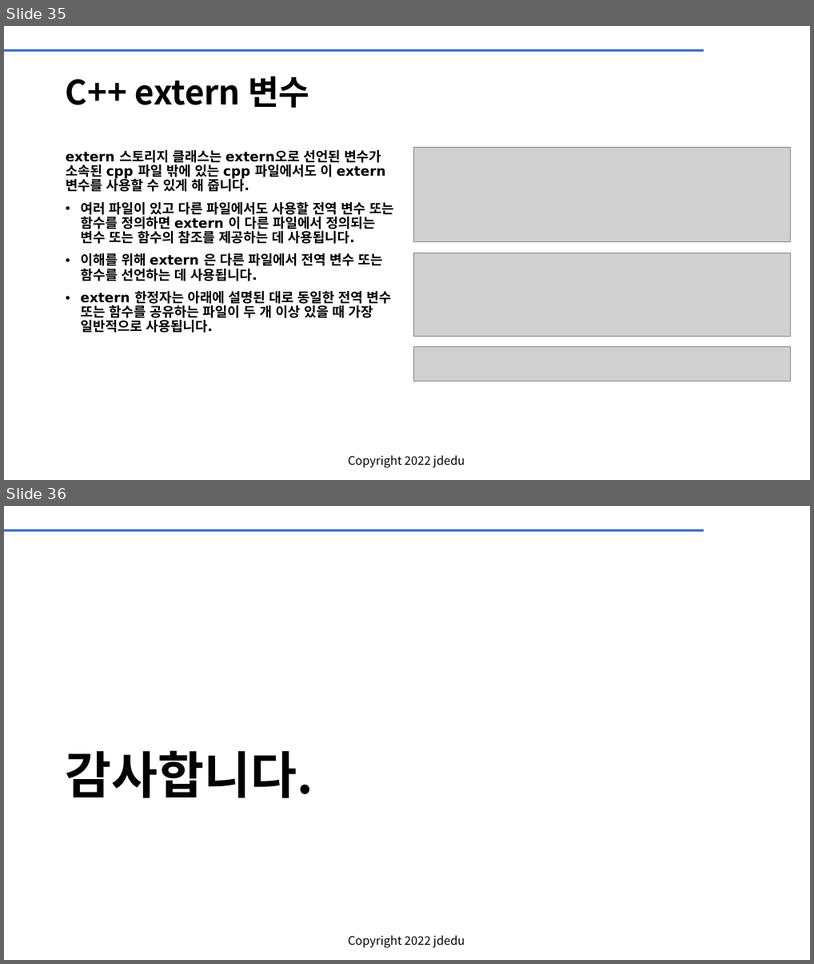
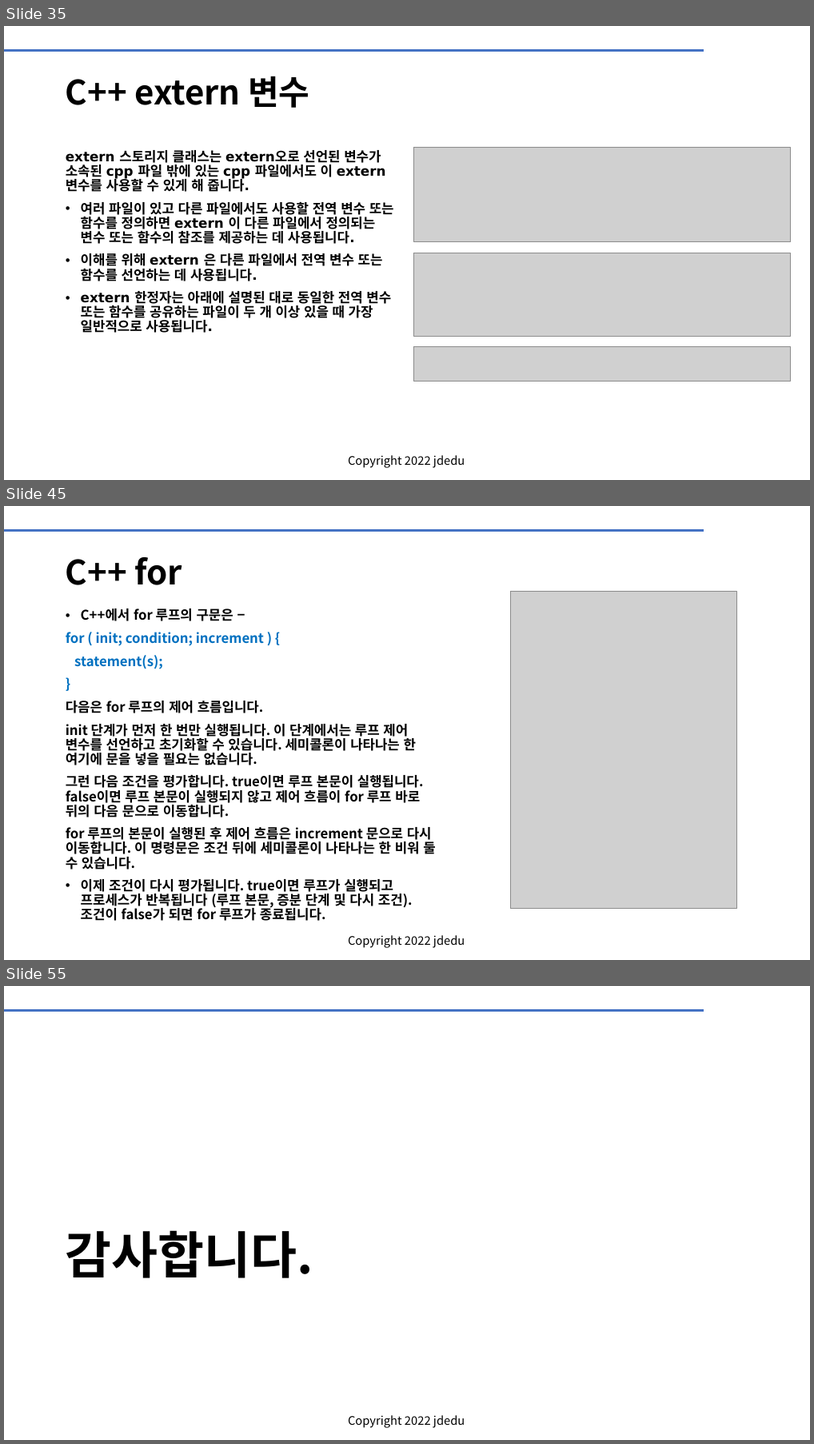
Before and after one commit to JD-edu/KG-KAIROS_robot, a slide deck: doc/KG-KAIROS 리눅스_bash_CC++.pptx. Shown one above the other, each under a label of ours: slides 35 and 36 before the commit, slides 35, 45 and 55 after it; the slides between them are not shown. The pictures are 814x964 and 814x1444 pixels, drawn with LibreOffice and Linux fonts; fonts in the diff are those of the drawing; grey boxes stand for pictures; background and template pictures are left out. Boxes give left, top, right and bottom in pixels: in the first picture for what was removed or moved away, otherwise in the second. Text is boxed around its words. In the diff, an @@ line names an element or a change of style, - is before the commit and + after.

```diff
--- a/doc/KG-KAIROS 리눅스_bash_CC++.pptx
+++ b/doc/KG-KAIROS 리눅스_bash_CC++.pptx
@@ slide 45 added at (4,506,810,960), background #FFFFFF; not listed: 2 template elements that a slide beside it also shows @@
@@ title added at (66,557,182,585), 40 pt, text #000000, bold @@
+C++ for
@@ picture added at (511,591,738,908) @@
@@ text added at (66,608,435,920), 16 pt, text #000000, bold @@
+• C++에서 for 루프의 구문은 −
+for ( init; condition; increment ) {
+statement(s);
+}
+• 다음은 for 루프의 제어 흐름입니다.
+  init 단계가 먼저 한 번만 실행됩니다. 이 단계에서는 루프 제어 변수를 선언하고 초기화할 수 있습니다. 세미콜론이 나타나는 한 여기에 문을 넣을 필요는 없습니다.
+  그런 다음 조건을 평가합니다. true이면 루프 본문이 실행됩니다. false이면 루프 본문이 실행되지 않고 제어 흐름이 for 루프 바로 뒤의 다음 문으로 이동합니다.
+  for 루프의 본문이 실행된 후 제어 흐름은 increment 문으로 다시 이동합니다. 이 명령문은 조건 뒤에 세미콜론이 나타나는 한 비워 둘 수 있습니다.
+  이제 조건이 다시 평가됩니다. true이면 루프가 실행되고 프로세스가 반복됩니다 (루프 본문, 증분 단계 및 다시 조건). 조건이 false가 되면 for 루프가 종료됩니다.
@@ what was slide 36 is now slide 55 @@
```
Also in this commit, not shown: 18 other slides added.
